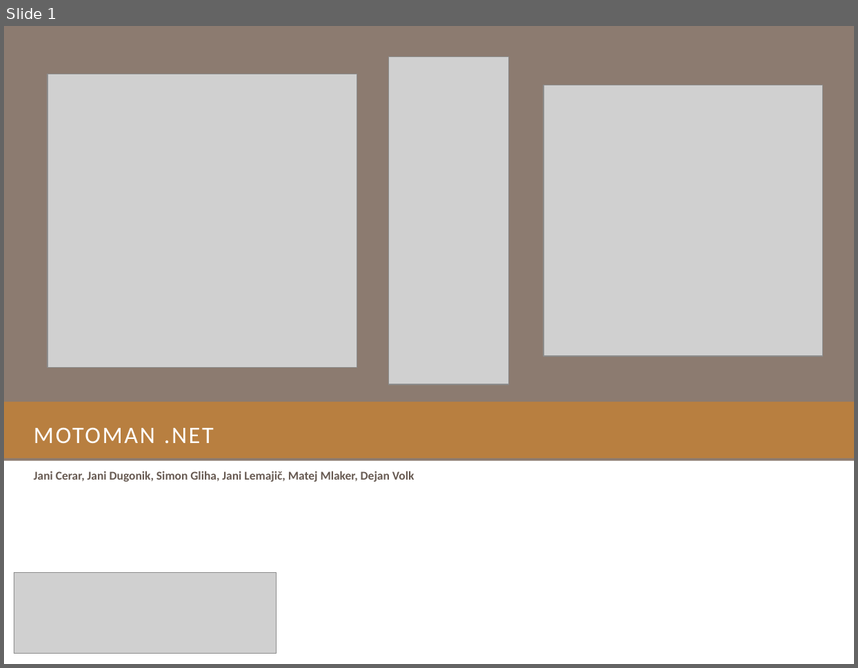
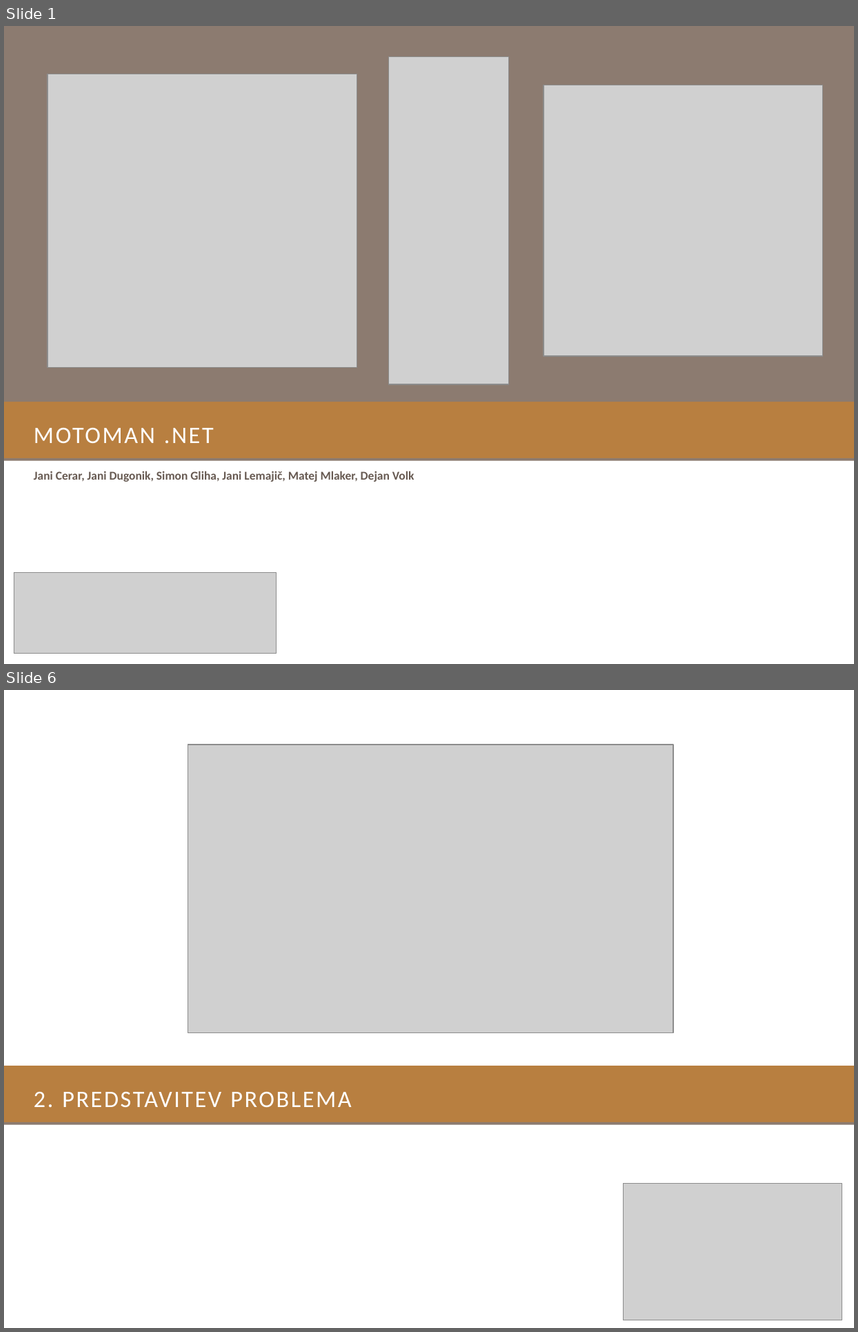
Before and after one commit to doctorA/robot-simulator, a slide deck: Robot_simulator/Dokumentacija/MotomanPredstavitev.pptx. Shown one above the other, each under a label of ours: slide 1 before the commit, slides 1 and 6 after it; the slides between them are not shown. The pictures are 858x668 and 858x1332 pixels, drawn with LibreOffice and Linux fonts; fonts in the diff are those of the drawing; grey boxes stand for pictures; background and template pictures are left out. Boxes give left, top, right and bottom in pixels: in the first picture for what was removed or moved away, otherwise in the second. Text is boxed around its words. In the diff, an @@ line names an element or a change of style, - is before the commit and + after.

Commit message:
MOTOMAN_UM_ver1.docx - spremenjene malenkosti (HURR DURR LETNICE DURR) MotomanPredstavitev.pptx - dodana poglavja Uvod, Opis problema, Opis simulatorja (začetek opisa Model robota)

```diff
--- a/Robot_simulator/Dokumentacija/MotomanPredstavitev.pptx
+++ b/Robot_simulator/Dokumentacija/MotomanPredstavitev.pptx
@@ slide 6 added at [4, 690, 854, 1328], background #FFFFFF; not listed: 1 template element that a slide beside it also shows @@
@@ picture added at [188, 745, 674, 1032] @@
@@ rectangle added at [4, 1066, 854, 1123], fill #B87F40 @@
@@ title added at [34, 1092, 351, 1107], 20 pt, text #FFFFFF @@
+2. PREDSTAVITEV PROBLEMA
@@ picture added at [623, 1183, 842, 1320] @@
```
Also in this commit, not shown: 1 slide changed, 6 other slides added, 2 slides removed, 1 other file.
